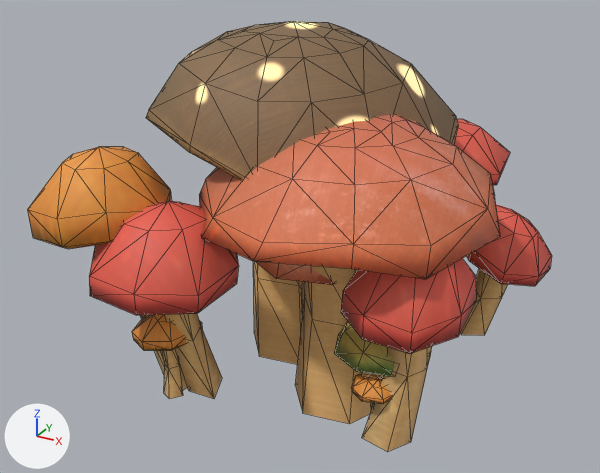
A saved change to the glTF model assets/graphics/gltf/shroom_forest.glb.
Rendered twice from a 50 mm camera at (3.42, -6.72, 4.49) aimed at (-0.16, -0.21, 1.23). The axes (+X, +Y, +Z) are drawn at lower left. The lights are the same throughout. Mesh edges are drawn as thin lines. Where no turn or scale is listed for an object, it has been applied to the vertices. Vertices at the same position are counted once.

Names of what the first picture shows: 'center_01', 'center_02', 'outer_01', 'outer_02', 'outer_03'.
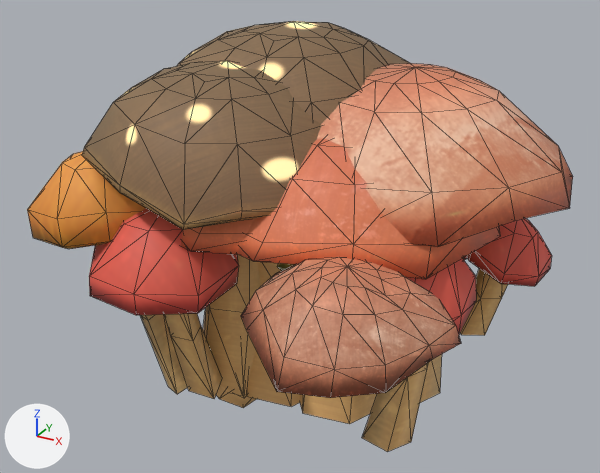
Pixel boxes [x1, y1, x2, y2] of what changed, in the pictures (600 x 473 px; the box of a moved part takes in the faces that stretch with it):
'outer_05', added
    after: [241, 63, 573, 403]
'center_04', added
    after: [82, 61, 464, 408]
'outer_03', reshaped, turned, rescaled (not visible afterwards)
    before: [132, 261, 391, 410]
'outer_06', added
    after: [181, 219, 467, 407]
'outer_04', added
    after: [238, 263, 295, 398]
part 1 of me_retopoflow_008, moved or reshaped (not visible afterwards)
    before: [132, 314, 202, 351]
part 2 of me_retopoflow_008, moved or reshaped (not visible afterwards)
    before: [351, 373, 391, 404]
part 3 of me_retopoflow_008, deleted (brown)
    before: [162, 261, 374, 410]
part 4 of me_retopoflow_008, built on
    before: [301, 282, 305, 318]
'center_02', unchanged, covered by the edit
    before: [199, 115, 500, 424]
    after: [238, 138, 500, 424]
'center_01', unchanged, covered by the edit
    before: [146, 21, 458, 364]
    after: [177, 21, 410, 124]

The change, as a diff of the scene's bpy script:
```diff
--- a/assets/graphics/gltf/shroom_forest.glb.py
+++ b/assets/graphics/gltf/shroom_forest.glb.py
@@ me_retopoflow_008 @@
 # used by ob_outer_03; location = (0.0, 0.0, 0.0)
-me_retopoflow_008.from_pydata(...)  # 265 vertices, 432 faces; spans x -1.29..1.26, y -1.67..1.88, z -0.21..1.86
+me_retopoflow_008.from_pydata(...)  # 225 vertices, 360 faces; spans x -0.71..0.84, y -0.28..0.77, z -0.09..0.88
+# me_retopoflow_008 part 1: the loose piece of 33 vertices spanning x -1.29..-0.66, y -1.67..-1.02, z 0.45..0.76 is multiplied about its middle by the matrix ((0.904, -0.589, 0.031), (0.591, 0.902, -0.04), (-0.006, 0.074, 0.729)), then moved by (0.62, 1.39, 0.16)
+# me_retopoflow_008 part 2: the loose piece of 33 vertices spanning x 0.85..1.26, y -1.3..-0.88, z 0.37..0.5 is multiplied about its middle by the matrix ((0.617, -0.59, -0.063), (0.587, 0.62, -0.055), (0.084, -0.004, 0.852)), then moved by (-1.4, 1.53, 0.05)
+# me_retopoflow_008 part 3: 6 loose pieces with 163 vertices, spanning x -1.06..1.14, y -1.42..1.88, z -0.17..1.86, are deleted
+# me_retopoflow_008 part 4
+# 24 vertices are removed from x -0.25..0.35, y -0.29..0.3, z -0.21..1.44
+# 36 faces are deleted
+# 48 vertices are added at x -0.41..0.19, y -0.08..0.6, z -0.09..0.75
+# 64 new faces join them
 me_retopoflow_008.materials.append(mat_shroom_mat)
@@ me_outer_06 @@
+me_outer_06.from_pydata(...)  # 277 vertices, 456 faces; spans x -2.01..1.28, y -1.73..1.82, z -0.23..2.51
+me_outer_06.materials.append(mat_shroom_mat)
@@ me_outer_05 @@
+me_outer_05.from_pydata(...)  # 255 vertices, 432 faces; spans x -1.0..2.29, y -2.54..1.59, z -0.27..2.93
+me_outer_05.materials.append(mat_shroom_mat)
@@ me_outer_04 @@
+me_outer_04.from_pydata(...)  # 180 vertices, 288 faces; spans x -1.68..1.07, y -1.7..1.89, z -0.46..2.6
+me_outer_04.materials.append(mat_shroom_mat)
@@ me_center_04 @@
+me_center_04.from_pydata(...)  # 194 vertices, 336 faces; spans x -1.94..1.39, y -1.9..1.03, z -0.53..2.98
+me_center_04.materials.append(mat_shroom_mat)
@@ ob_outer_03 @@
 ob_outer_03.location = (0.0, 0.0, 0.0)
+ob_outer_03.rotation_euler = (-0.0146, -0.00157, -0.729)  # degrees (-0.8, -0.1, -42)
+ob_outer_03.scale = (1.72, 1.72, 1.72)
@@ ob_outer_06 @@
+ob_outer_06 = bpy.data.objects.new('outer_06', me_outer_06)
+ob_outer_06.location = (0.0, 0.0, 0.0)
@@ ob_outer_05 @@
+ob_outer_05 = bpy.data.objects.new('outer_05', me_outer_05)
+ob_outer_05.location = (0.0, 0.0, 0.0)
@@ ob_outer_04 @@
+ob_outer_04 = bpy.data.objects.new('outer_04', me_outer_04)
+ob_outer_04.location = (0.0, 0.0, 0.0)
@@ ob_center_04 @@
+ob_center_04 = bpy.data.objects.new('center_04', me_center_04)
+ob_center_04.location = (0.0, 0.0, 0.0)
```
